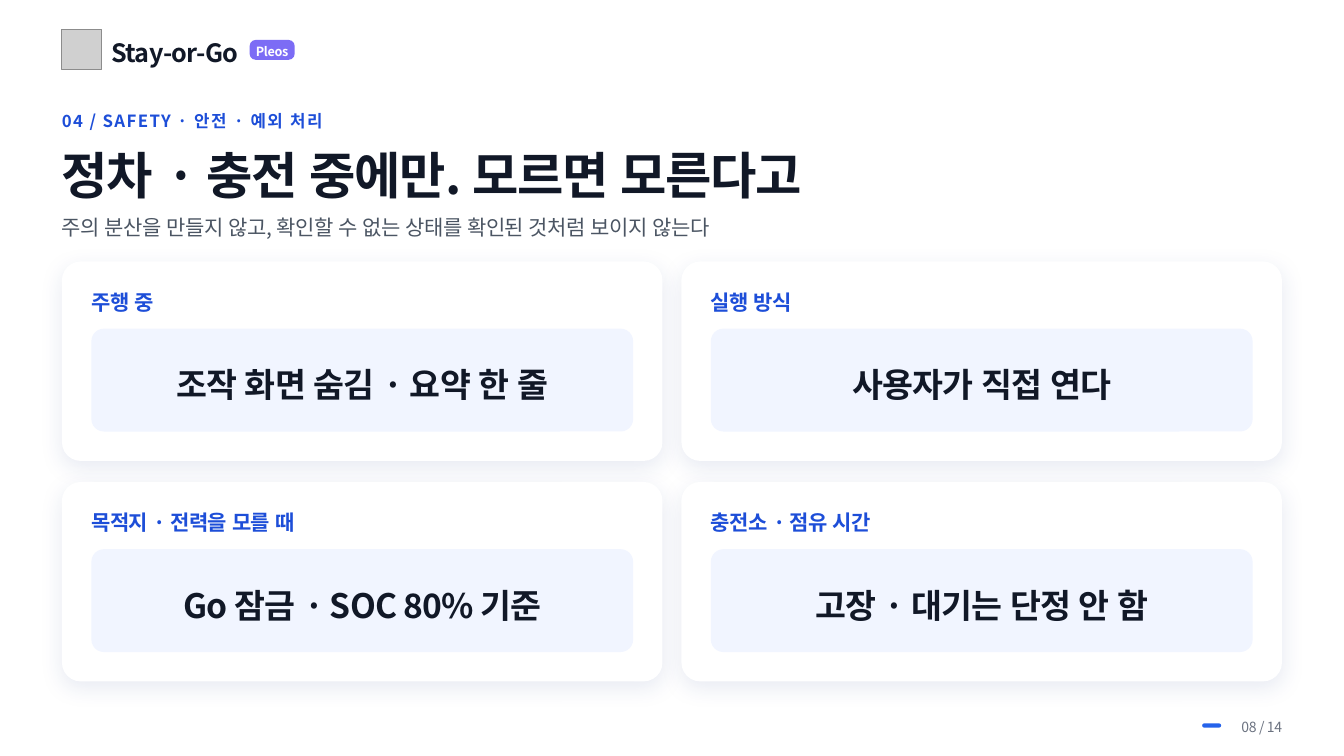
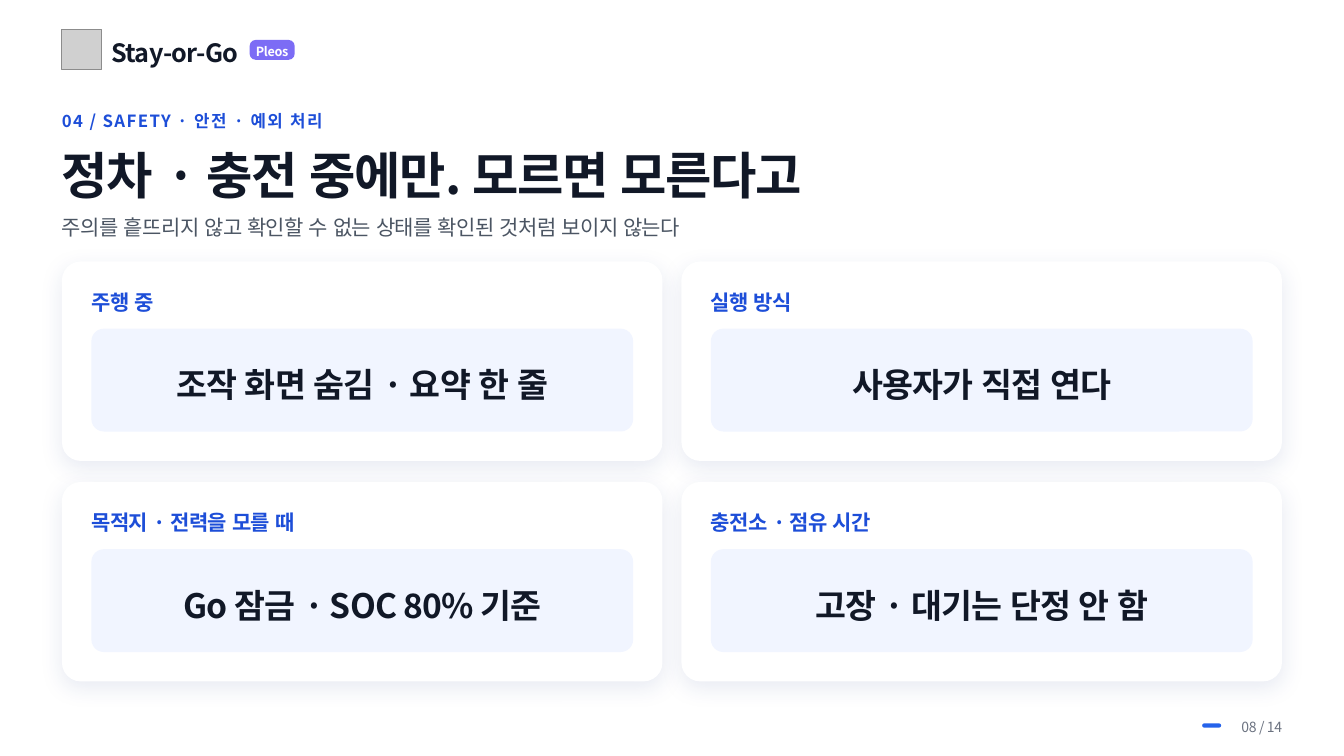
Before and after one commit to NL-Hackerton/Hyundai-Car-App-Challenge-2026, a slide deck: slide 8 of pt/대학생_김&양_Stay-or-Go.pptx. Drawn at 1344x756 pixels with LibreOffice and Linux fonts; fonts in the diff are those of the drawing; grey boxes stand for pictures; background and template pictures are left out. Boxes give left, top, right and bottom in pixels: in the first picture for what was removed or moved away, otherwise in the second. Text is boxed around its words. In the diff, an @@ line names an element or a change of style, - is before the commit and + after.

```diff
--- a/pt/대학생_김&양_Stay-or-Go.pptx
+++ b/pt/대학생_김&양_Stay-or-Go.pptx
@@ text at [62, 217, 680, 237]: text changed @@
-주의 분산을 만들지 않고, 확인할 수 없는 상태를 확인된 것처럼 보이지 않는다
+주의를 흩뜨리지 않고 확인할 수 없는 상태를 확인된 것처럼 보이지 않는다
```
Also in this commit, not shown: 3 other slides changed, 8 other files.
